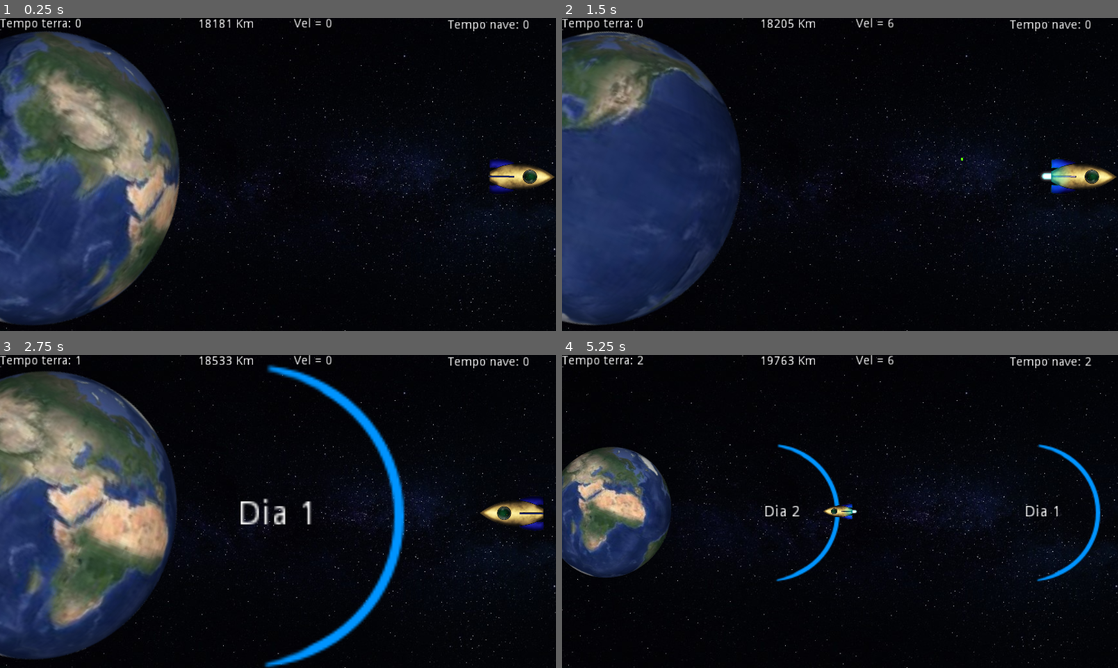
Above: before the commit, frames 1-4 (two rows, left to right).
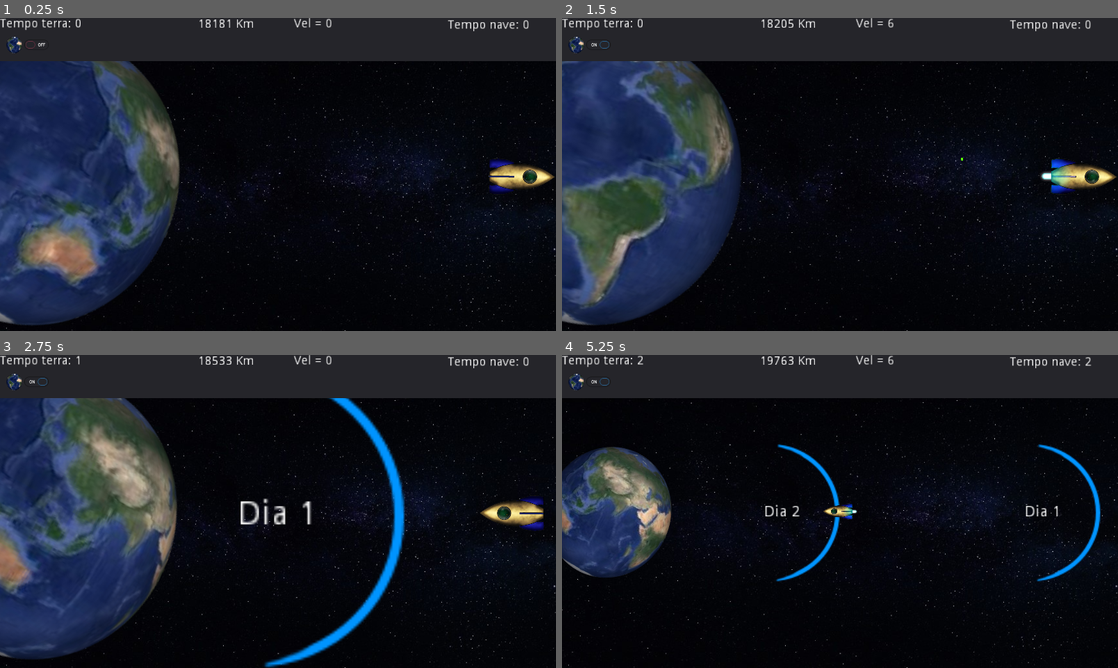
Above: after the commit, the same moments.

Repository: codificarciencias/viagem
Game: Godot game, scene res://viajando.tscn
Same seed, same stepped clock (60 frames per second), same inputs: the game is played once before the commit and once after it.
Inputs (mouse positions are in pixels of both pictures, inside the frame that each line leads up to):
- Up to frame 1 (0.25 s): no input
- Up to frame 2 (1.5 s): click (589, 46) at 0.52 s; move the mouse to (962, 158) at 1.27 s; press the mouse at (962, 158) at 1.28 s; hold Right (ui_right) from 1.28 s (still down)
- Up to frame 3 (2.75 s): move the mouse to (166, 527) at 2.02 s; release Right (ui_right) at 2.03 s; release the mouse at (166, 527) at 2.03 s; hold Down (ui_down) from 2.03 s (still down); right-click (166, 527) at 2.1 s
- Up to frame 4 (5.25 s): move the mouse to (895, 442) at 2.77 s; release Down (ui_down) at 2.78 s; press the mouse at (895, 442) at 2.78 s; hold Right (ui_right) 2.78-3.53 s; move the mouse to (812, 574) at 3.52 s; release the mouse at (812, 574) at 3.53 s; hold Up (ui_up) 3.53-4.28 s; right-click (812, 574) at 3.6 s; move the mouse to (1006, 558) at 4.27 s; press the mouse at (1006, 558) at 4.28 s; hold Left (ui_left) from 4.28 s (still down); move the mouse to (673, 464) at 5.02 s; release the mouse at (673, 464) at 5.03 s; right-click (673, 464) at 5.1 s

The runs differ from the first frame. In frame 1, 30% of the frame differs, in the area x 0-100%, y 0-98%; in frame 2, 25%; in frame 3, 29%; in frame 4, 18%.

Commit message:
Ativar emissão da terra
adicionado um botão que ativa emissão do sinal da terra no painel do simulador

Diff:
--- a/objetos/Terra.gd
+++ b/objetos/Terra.gd
@@ -1,5 +1,5 @@
 extends Area2D
-
+export var ativar = false
 export var tempo = 0
 var PreSinalTerra = preload('res://objetos/Sinal.tscn')
 
@@ -13,9 +13,10 @@
 
 # A cada unidade de tempo executa a função
 func _on_Transmitir_timeout():
-	tempo += 1
-	$TerraSom.play()
-	var SinalTerra = PreSinalTerra.instance()
-	SinalTerra.informacao = tempo
-	add_child(SinalTerra)
-	SinalTerra.global_position = global_position
+	if ativar:
+		tempo += 1
+		$TerraSom.play()
+		var SinalTerra = PreSinalTerra.instance()
+		SinalTerra.informacao = tempo
+		add_child(SinalTerra)
+		SinalTerra.global_position = global_position
--- a/objetos/Terra.tscn
+++ b/objetos/Terra.tscn
@@ -53,7 +53,7 @@
 rotation = 0.418879
 scale = Vector2( 2, 2 )
 frames = SubResource( 1 )
-frame = 11
+frame = 16
 playing = true
 flip_h = true
 
@@ -70,5 +70,4 @@
 
 [node name="TerraSom" type="AudioStreamPlayer" parent="."]
 stream = ExtResource( 30 )
-
 [connection signal="timeout" from="Transmitir" to="." method="_on_Transmitir_timeout"]
--- a/project.godot
+++ b/project.godot
@@ -10,6 +10,7 @@
 
 _global_script_classes=[  ]
 _global_script_class_icons={
+
 }
 
 [application]
--- a/viajando.gd
+++ b/viajando.gd
@@ -44,3 +44,9 @@
 
 	# emissão do sinal da terra(tempo terra)
 	$Controle/LbTempoTerra.text = 'Tempo terra: '+str($Terra.tempo)
+
+	# ativa e desativa emissão da terra
+	if $Controle/CheckButton.pressed:
+		$Terra.ativar = true
+	else:
+		$Terra.ativar = false
--- a/viajando.tscn
+++ b/viajando.tscn
@@ -1,7 +1,8 @@
-[gd_scene load_steps=6 format=2]
+[gd_scene load_steps=7 format=2]
 
 [ext_resource path="res://objetos/Terra.tscn" type="PackedScene" id=1]
 [ext_resource path="res://riscador/Riscar.tscn" type="PackedScene" id=2]
+[ext_resource path="res://image/icoTerra.png" type="Texture" id=3]
 [ext_resource path="res://objetos/Nave.tscn" type="PackedScene" id=12]
 [ext_resource path="res://image/ceu.jpg" type="Texture" id=13]
 [ext_resource path="res://viajando.gd" type="Script" id=33]
@@ -34,6 +35,13 @@
 
 [node name="Controle" type="CanvasLayer" parent="."]
 layer = 5
+
+[node name="Panel" type="Panel" parent="Controle"]
+anchor_right = 1.0
+margin_bottom = 99.0
+__meta__ = {
+"_edit_use_anchors_": false
+}
 
 [node name="LbNaveVel" type="Label" parent="Controle"]
 anchor_left = 0.5
@@ -80,3 +88,14 @@
 __meta__ = {
 "_edit_use_anchors_": false
 }
+
+[node name="CheckButton" type="CheckButton" parent="Controle"]
+margin_left = 6.53377
+margin_top = 38.4767
+margin_right = 122.534
+margin_bottom = 86.4767
+focus_mode = 0
+icon = ExtResource( 3 )
+__meta__ = {
+"_edit_use_anchors_": false
+}
Binary file added: image/icoTerra.png
Not shown, added: image/icoTerra.png.import
